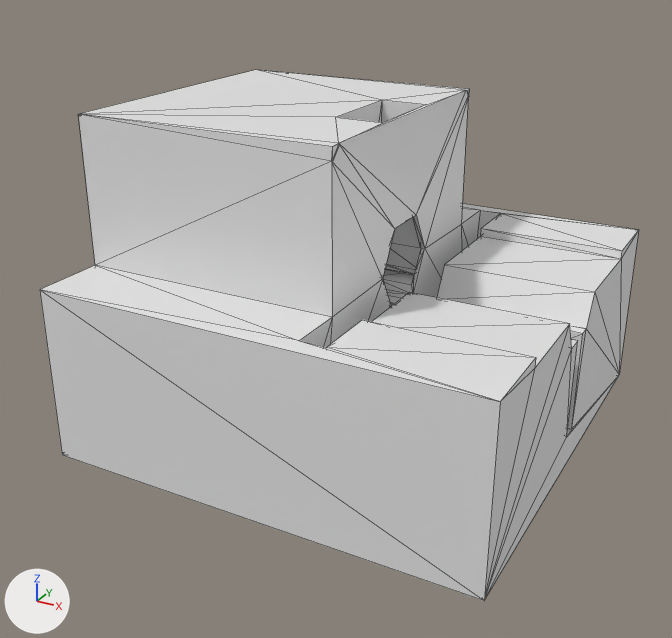
The Blender file parts/ballast/assembly.blend: old version first, new version second.
Before and after are seen from a 50 mm camera at (30.3, -55.9, 31.6) aimed at (2.4, -5.1, 6.2). The lights are fixed; the arrows at lower left show +X, +Y and +Z. Mesh edges are drawn as thin lines.

The first picture shows 'Sub-Ballast-V3'.
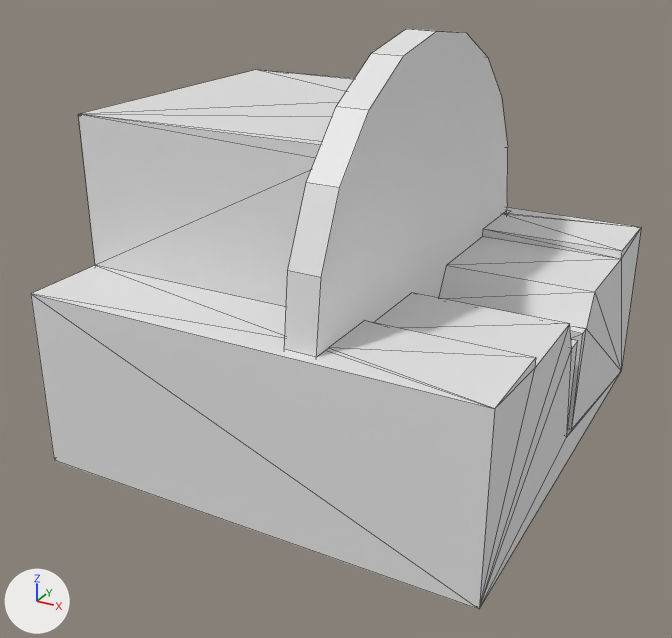
Boxes (x1, y1, x2, y2) around the edits, measured in the pictures (672 x 638 px; the box of a moved part takes in the faces that stretch with it):
'Sub-Ballast-V3', reshaped, modifiers changed
    before: (40, 70, 639, 601)
    after: (31, 70, 641, 609)
'Cylinder.001', added
    after: (284, 29, 508, 357)
part 1 of me_sub_ballast_v3, moved or reshaped
    before: (40, 204, 639, 601)
    after: (31, 207, 641, 609)

Patch to the scene script:
```diff
--- a/parts/ballast/assembly.blend.py
+++ b/parts/ballast/assembly.blend.py
@@ me_sub_ballast_v3 @@
 me_sub_ballast_v3.from_pydata(...)  # 122 vertices, 256 faces; spans x -14.4..15.6, y -15.0..15.0, z -8.9..13.1
 # used by ob_sub_ballast_v3; location = (2.69, -2.59, 6.95)
 # before: 77 (-14.4, -15.0, 3.1) at pixel (39, 289), 78 (15.6, -15.0, 3.1) at pixel (500, 401), 79 (15.6, -15.0, -8.9) at pixel (484, 600), 80 (-14.4, -15.0, -8.9) at pixel (62, 455), 86 (-14.4, 15.0, -8.9)
 # before: 88 (15.6, 15.0, 3.1) at pixel (638, 229), 89 (-14.4, 15.0, 3.1), 113 (15.6, 15.0, -8.9) at pixel (619, 374)
+# me_sub_ballast_v3 part 1
+for i in [*range(77, 81)]: me_sub_ballast_v3.vertices[i].co += Vector((0.0, -0.8, 0.0))
+for i in [86, 88, 89, 113]: me_sub_ballast_v3.vertices[i].co += Vector((0.0, 0.8, 0.0))
@@ me_cylinder_001 @@
+me_cylinder_001.from_pydata(...)  # a 20-sided cylinder along z spanning x -1.0..1.0, y -1.0..1.0, z -1.0..1.0
@@ ob_sub_ballast_v3 @@
 ob_sub_ballast_v3.location = (2.69, -2.59, 6.95)
+_m = ob_sub_ballast_v3.modifiers.new('Boolean', 'BOOLEAN')
+_m.object = ob_cylinder_001
+_m.solver = 'FLOAT'
@@ ob_cylinder_001 @@
+ob_cylinder_001 = bpy.data.objects.new('Cylinder.001', me_cylinder_001)
+ob_cylinder_001.location = (7.11, -2.7, 10.15)
+ob_cylinder_001.rotation_euler = (1.571, 1.541, 1.571)  # degrees (90, 88, 90)
+ob_cylinder_001.scale = (15.0, 15.0, 0.996)
```
